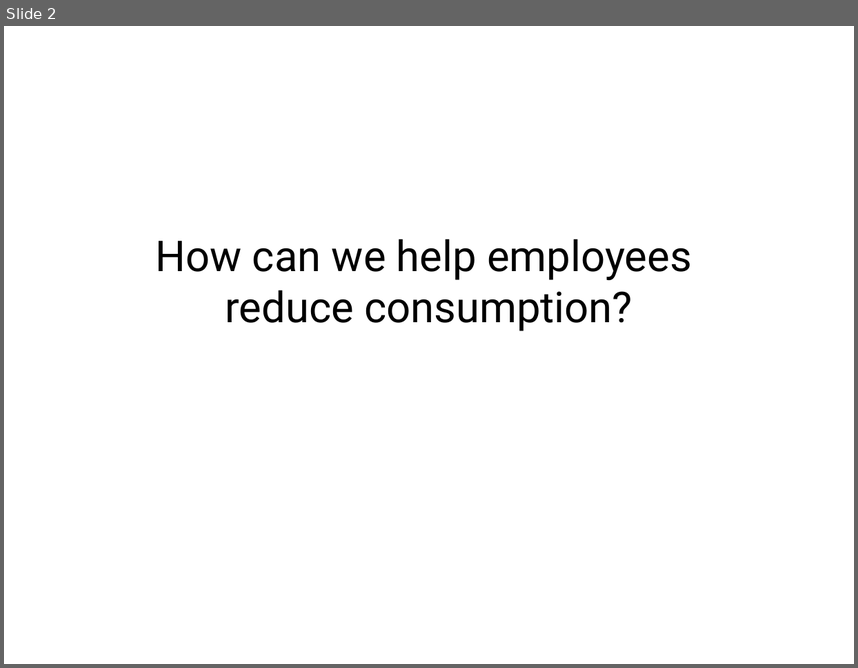
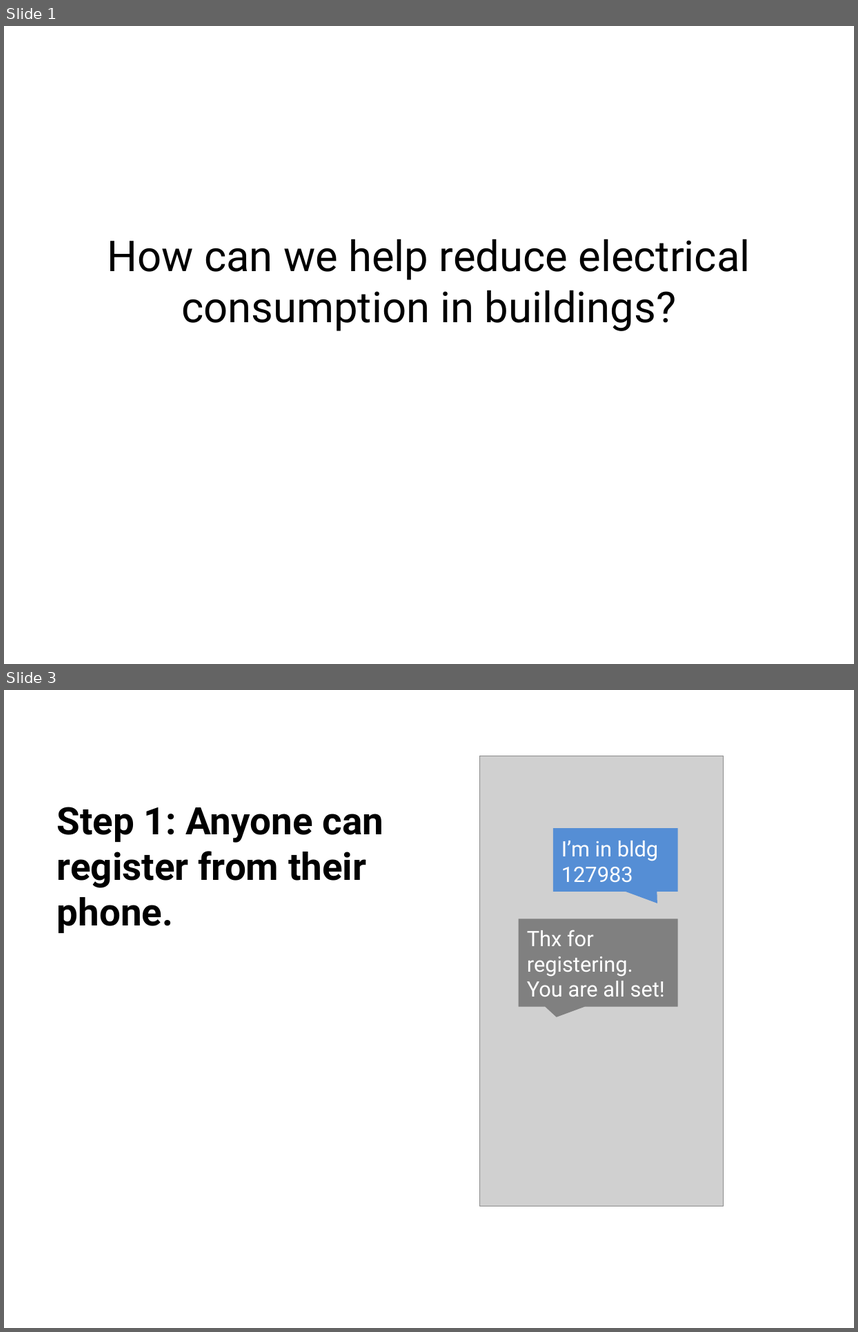
Before and after one commit to alan707/nudgesms, a slide deck: presentation_files/slideshare.pptx. Shown one above the other, each under a label of ours: slide 2 before the commit, slides 1 and 3 after it; the slides between them are not shown. The pictures are 858x668 and 858x1332 pixels, drawn with LibreOffice and Linux fonts; fonts in the diff are those of the drawing; grey boxes stand for pictures; background and template pictures are left out. Boxes give left, top, right and bottom in pixels: in the first picture for what was removed or moved away, otherwise in the second. Text is boxed around its words. In the diff, an @@ line names an element or a change of style, - is before the commit and + after.

```diff
--- a/presentation_files/slideshare.pptx
+++ b/presentation_files/slideshare.pptx
@@ slide 3 added at [4, 690, 854, 1328], background #FFFFFF @@
@@ picture added at [479, 756, 723, 1205] @@
@@ text added at [57, 807, 384, 933], 32 pt, text #000000, bold @@
+Step 1: Anyone can register from their phone.
@@ speech box added at [553, 828, 678, 891], fill #558ED5 @@
@@ text added at [562, 840, 658, 883], 18 pt, text #FFFFFF @@
+I’m in bldg 127983
@@ speech box added at [518, 918, 677, 1006], fill #808080 @@
@@ text added at [527, 929, 665, 996], 18 pt, text #FFFFFF @@
+Thx for registering. You are all set!
@@ what was slide 2 is now slide 1 @@
@@ slide 1 changed as well @@
@@ text at [107, 239, 750, 331]: text changed @@
-How can we help employees
-reduce consumption?
+How can we help reduce electrical consumption in buildings?
```
Also in this commit, not shown: 4 other slides added, 1 slide removed, 5 other files.
